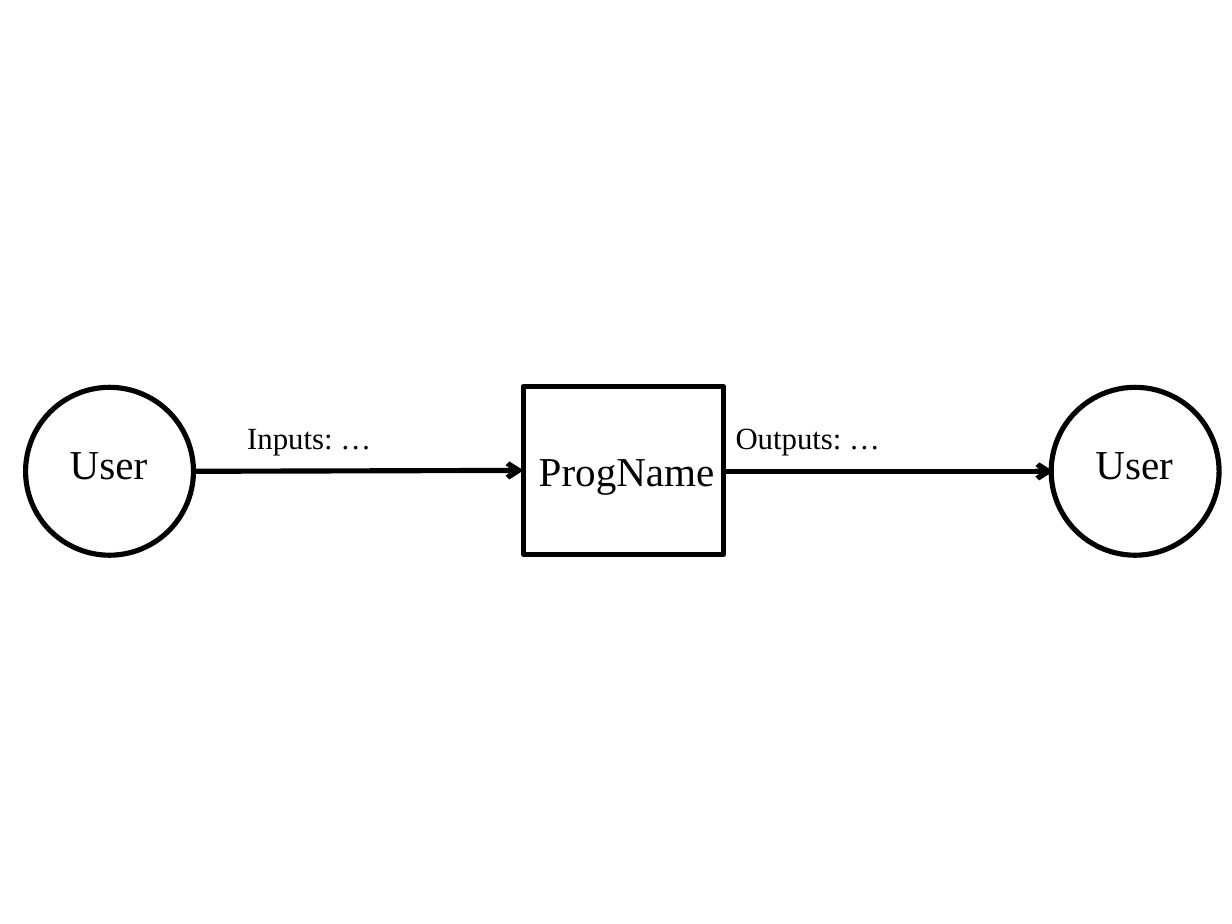
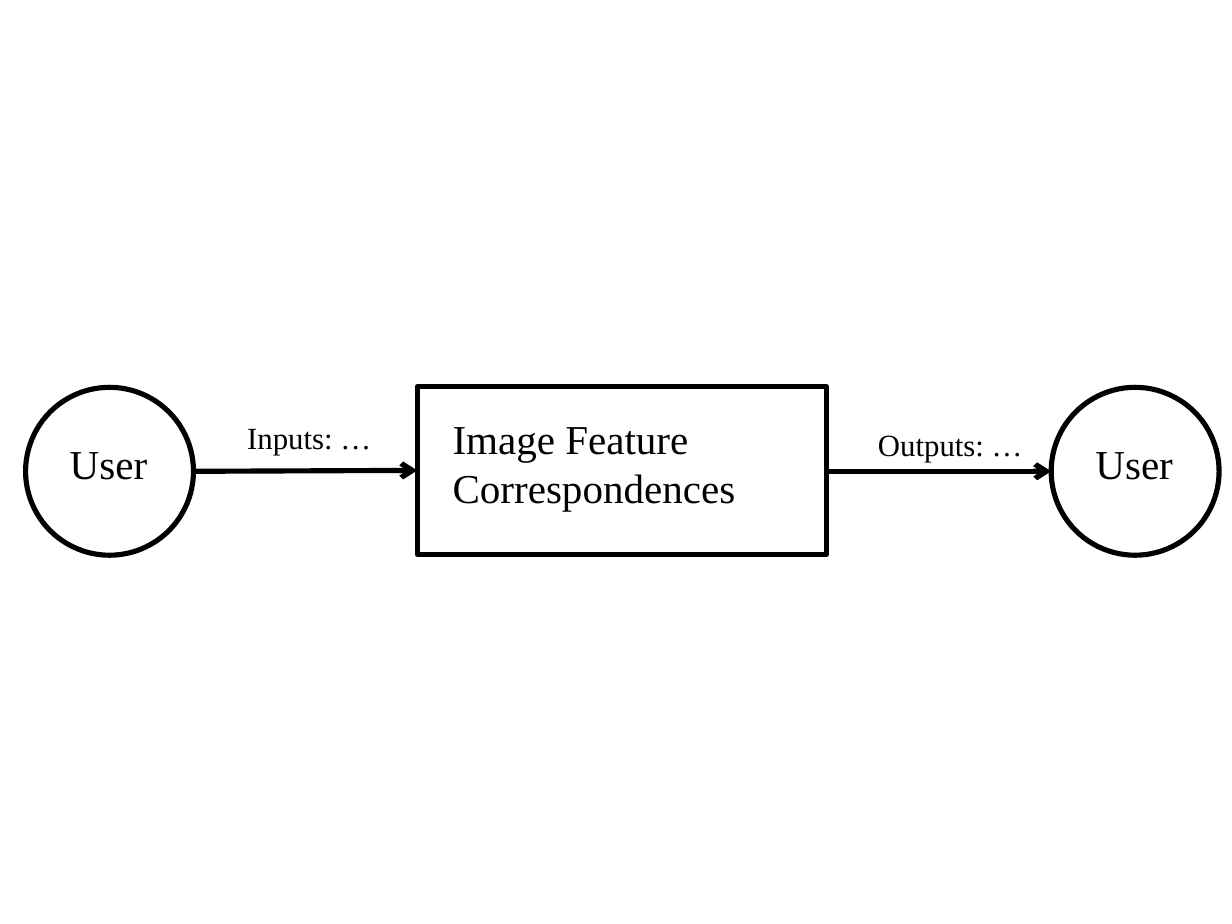
Before and after one commit to KiranSingh15/CAS-741-Image-Correspondences, a slide deck: slide 1 of docs/SRS/SystemContextFigure.pptx. Drawn at 1232x924 pixels with LibreOffice and Linux fonts; fonts in the diff are those of the drawing. Boxes give left, top, right and bottom in pixels: in the first picture for what was removed or moved away, otherwise in the second. Text is boxed around its words. In the diff, an @@ line names an element or a change of style, - is before the commit and + after.

```diff
--- a/docs/SRS/SystemContextFigure.pptx
+++ b/docs/SRS/SystemContextFigure.pptx
@@ rectangle "`": place and size @@
-rectangle "`" at [524, 387, 723, 554]
+rectangle "`" at [418, 387, 827, 554]
@@ rectangle "`" at [418, 387, 827, 554]: vertical alignment middle to top @@
@@ text at [453, 427, 736, 511]: text changed @@
-ProgName
+Image Feature Correspondences
@@ text "Outputs: …": place and size @@
-text "Outputs: …" at [736, 428, 842, 455]
+text "Outputs: …" at [878, 435, 984, 462]
@@ arrow moved from (193, 472) - (524, 471) to (193, 472) - (418, 471) @@
@@ arrow moved from (723, 472) - (1053, 472) to (827, 472) - (1051, 472) @@
```
Also in this commit, not shown: 3 other files.
